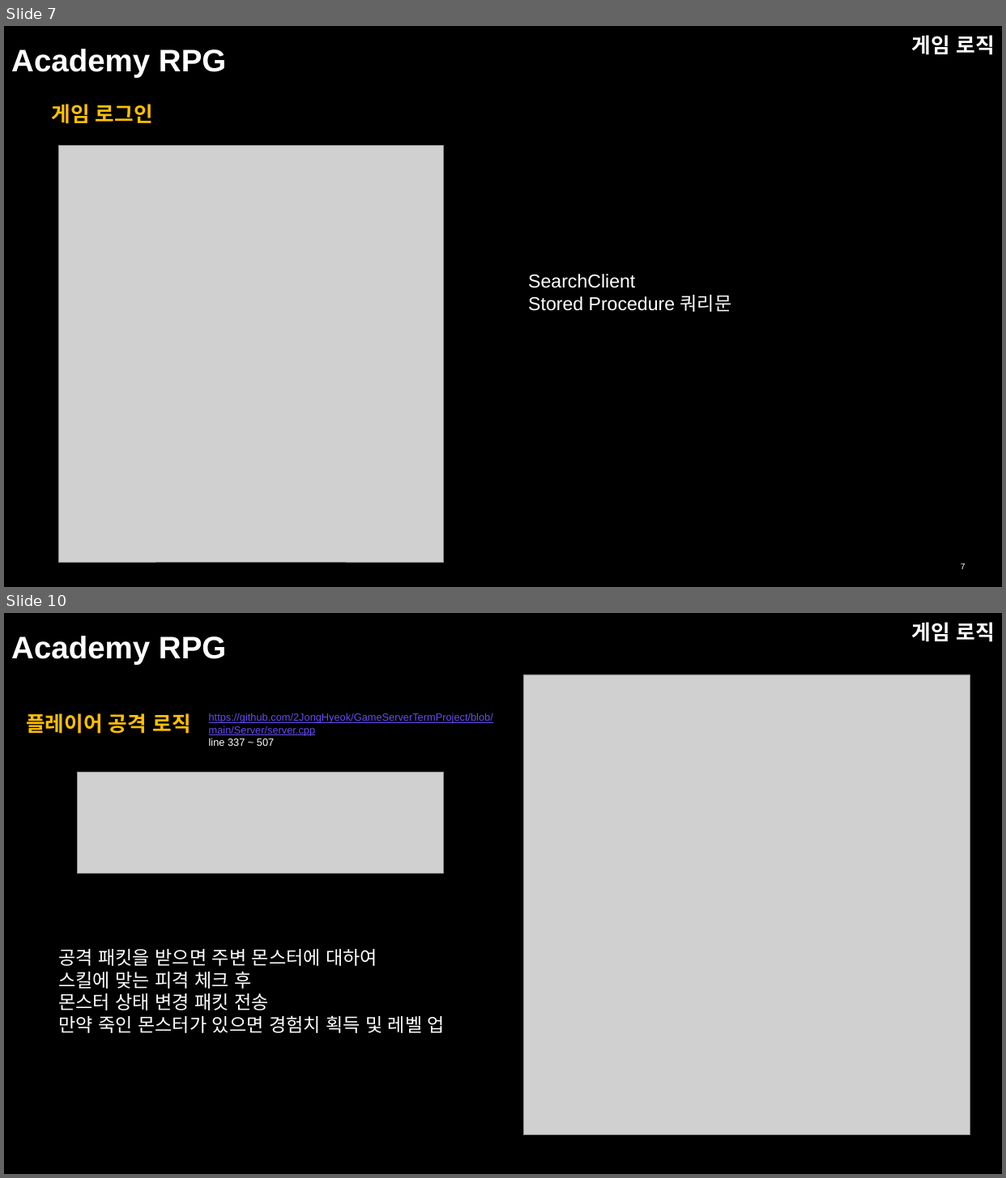
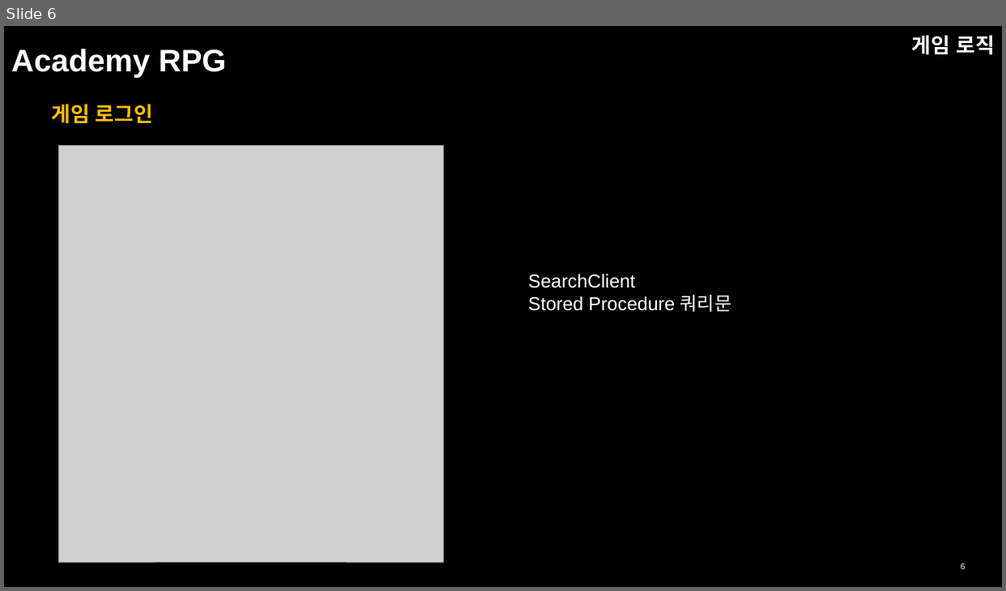
Before and after one commit to NewbieProgrammerCrew/graduation-project, a slide deck: 포트폴리오/이종혁 포트폴리오.pptx. Shown one above the other, each under a label of ours: slides 7 and 10 before the commit, slide 6 after it; the slides between them are not shown. The pictures are 1006x1178 and 1006x591 pixels, drawn with LibreOffice and Linux fonts; fonts in the diff are those of the drawing; grey boxes stand for pictures. Boxes give left, top, right and bottom in pixels: in the first picture for what was removed or moved away, otherwise in the second. Text is boxed around its words. In the diff, an @@ line names an element or a change of style, - is before the commit and + after.

```diff
--- a/포트폴리오/이종혁 포트폴리오.pptx
+++ b/포트폴리오/이종혁 포트폴리오.pptx
@@ slide 10 removed at (x1=4, y1=613, x2=1002, y2=1174), background #000000 @@
@@ title removed at (x1=11, y1=636, x2=226, y2=665) @@
-Academy RPG
@@ text removed at (x1=912, y1=622, x2=994, y2=642) @@
-게임 로직
@@ picture removed at (x1=523, y1=675, x2=970, y2=1135) @@
@@ text removed at (x1=26, y1=713, x2=190, y2=734) @@
-플레이어 공격 로직
@@ text removed at (x1=209, y1=713, x2=493, y2=746) @@
-https://github.com/2JongHyeok/GameServerTermProject/blob/main/Server/server.cpp
-line 337 ~ 507
@@ picture removed at (x1=78, y1=773, x2=444, y2=874) @@
@@ text removed at (x1=58, y1=949, x2=445, y2=1033) @@
-공격 패킷을 받으면 주변 몬스터에 대하여
-스킬에 맞는 피격 체크 후
-몬스터 상태 변경 패킷 전송
-만약 죽인 몬스터가 있으면 경험치 획득 및 레벨 업
@@ what was slide 7 is now slide 6 @@
@@ page number at (x1=961, y1=564, x2=965, y2=570): text changed @@
-7
+6
```
Also in this commit, not shown: 6 slides changed, 1 slide added, 4 other slides removed, 1 other file.
